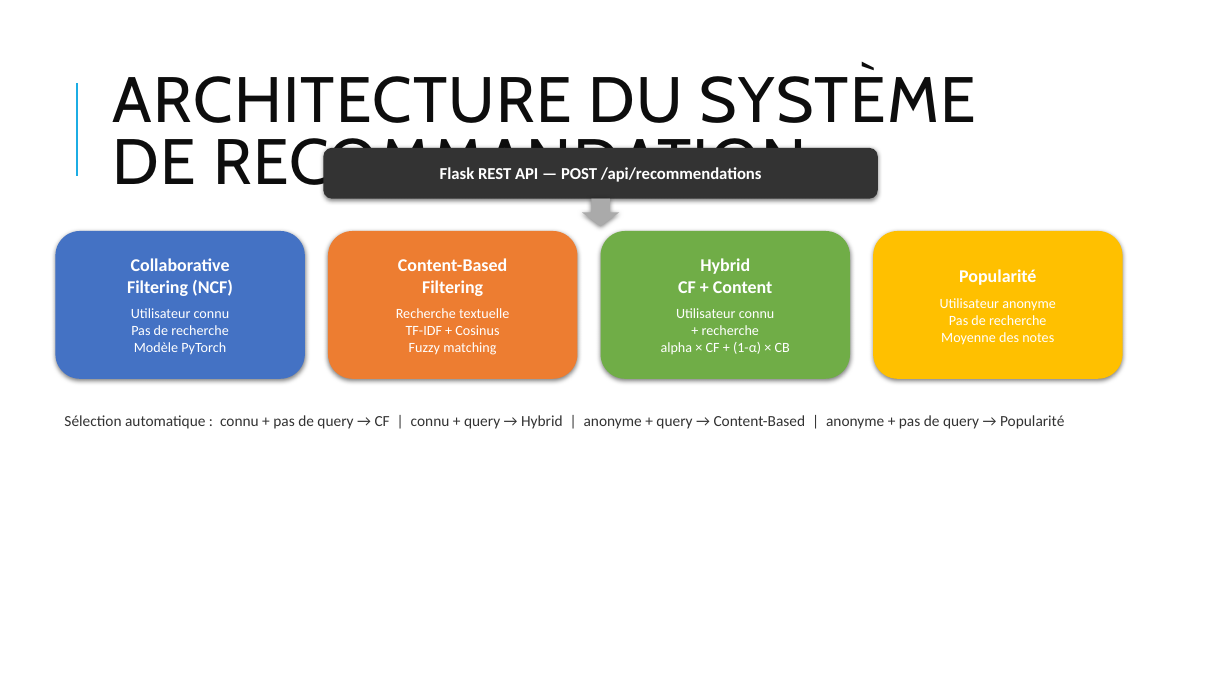
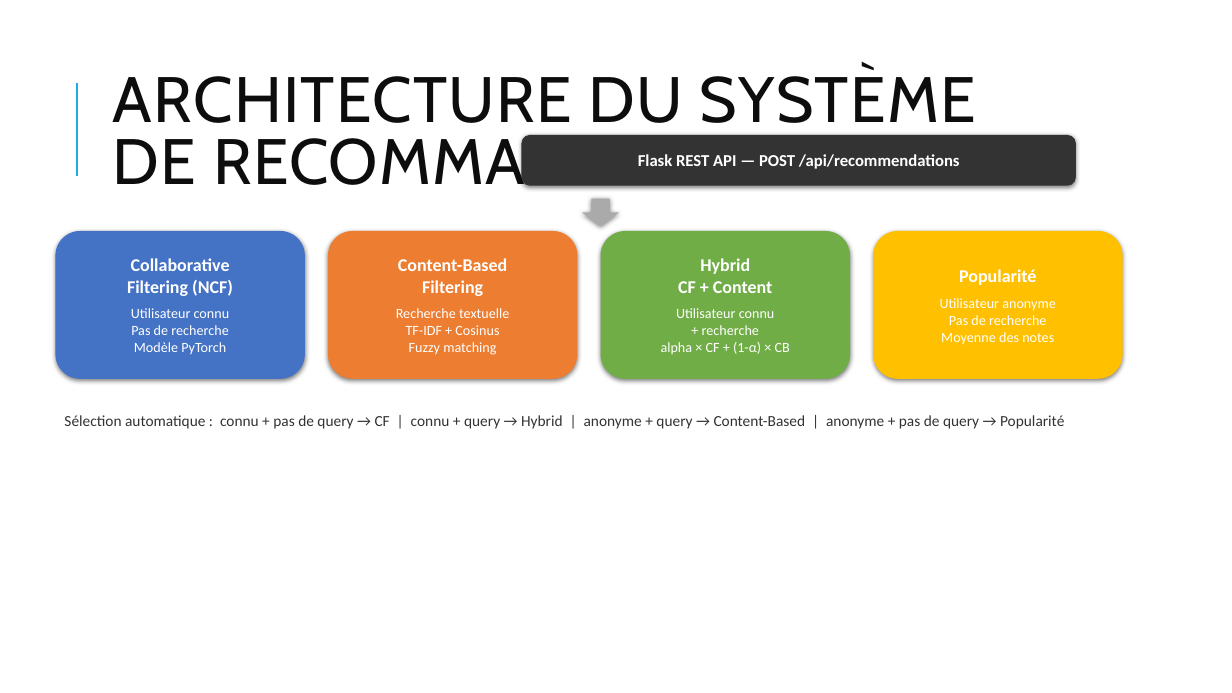
Before and after one commit to Clement-NI/recommendation_system_py, a slide deck: slide 7 of Cobook_org_final.pptx (slide 5 before the commit). Drawn at 1232x693 pixels with LibreOffice and Linux fonts; fonts in the diff are those of the drawing. Boxes give left, top, right and bottom in pixels: in the first picture for what was removed or moved away, otherwise in the second. Text is boxed around its words. In the diff, an @@ line names an element or a change of style, - is before the commit and + after.

```diff
--- a/Cobook_org_final.pptx
+++ b/Cobook_org_final.pptx
@@ rounded rectangle "Flask REST API — POST ...": place and size @@
-rounded rectangle "Flask REST API — POST ..." at bbox=[323, 148, 878, 199]
+rounded rectangle "Flask REST API — POST ..." at bbox=[521, 135, 1076, 186]
```
Also in this commit, not shown: 6 other slides changed, 2 slides added, 1 slide removed.
